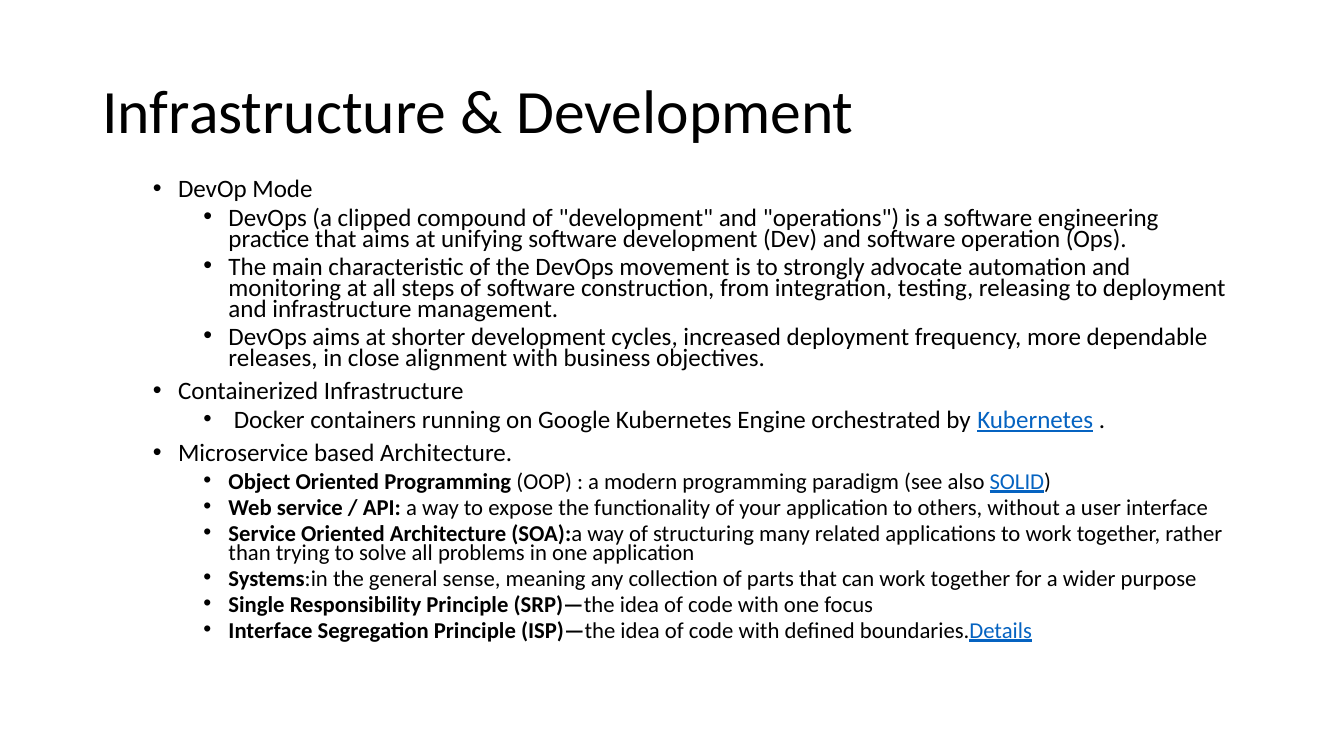
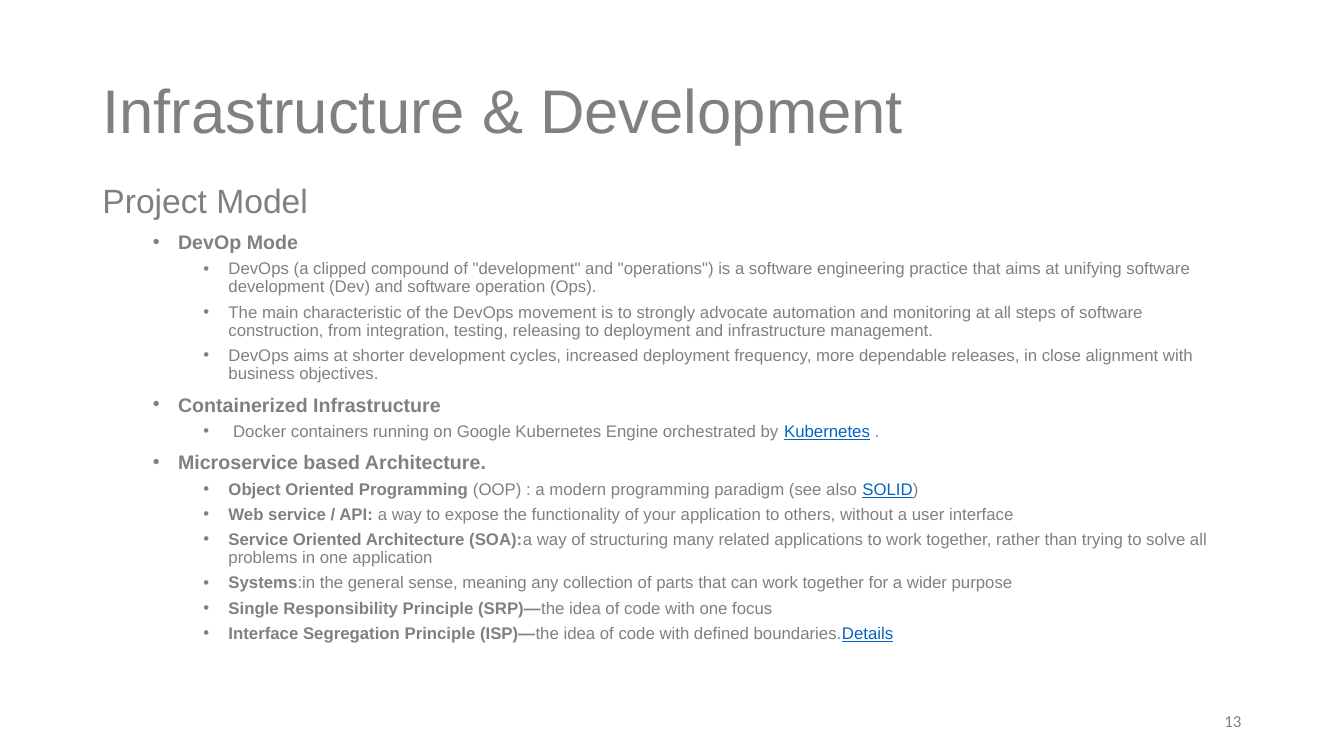
Before and after one commit to NarendranathPanda/uams, a slide deck: slide 13 of University Assignment Management System v0.1.pptx (slide 11 before the commit). Drawn at 1344x756 pixels with LibreOffice and Linux fonts; fonts in the diff are those of the drawing. Boxes give left, top, right and bottom in pixels: in the first picture for what was removed or moved away, otherwise in the second. Text is boxed around its words. In the diff, an @@ line names an element or a change of style, - is before the commit and + after.

```diff
--- a/University Assignment Management System v0.1.pptx
+++ b/University Assignment Management System v0.1.pptx
@@ title "Infrastructure & Development" at bbox=[102, 88, 903, 145]: font Calibri to Arial, text colour #000000 to #808080 @@
@@ text at bbox=[102, 188, 308, 220]: paragraph added @@
+Project Model
@@ text at bbox=[178, 235, 1207, 643]: size 17.9 to 14 pt, bold on in "DevOp Mode", "Containerized Infrastructure", "Microservice based Architecture."; font Calibri to Arial, text colour #000000 to #808080; size 17.9 to 12 pt in "DevOps (a clipped compound of "development" and ...", "The main characteristic of the DevOps movement ...", "DevOps aims at shorter development cycles, increased ...", "Docker containers running on Google Kubernetes Engine ..."; size 16.1 to 12 pt in "Object Oriented Programming (OOP) : a modern ...", "Web service / API: a way to ...", "Service Oriented Architecture (SOA):a way of structuring ...", "Systems:in the general sense, meaning any collection ..." and 2 more places; line spacing 0.9 to 1.1; line spacing 0.7 to 0.9 @@
@@ page number added at bbox=[1224, 716, 1241, 727], 12 pt, text #808080 @@
+13
```
Also in this commit, not shown: 11 other slides changed, 2 slides added, 1 slide removed, 8 other files.
